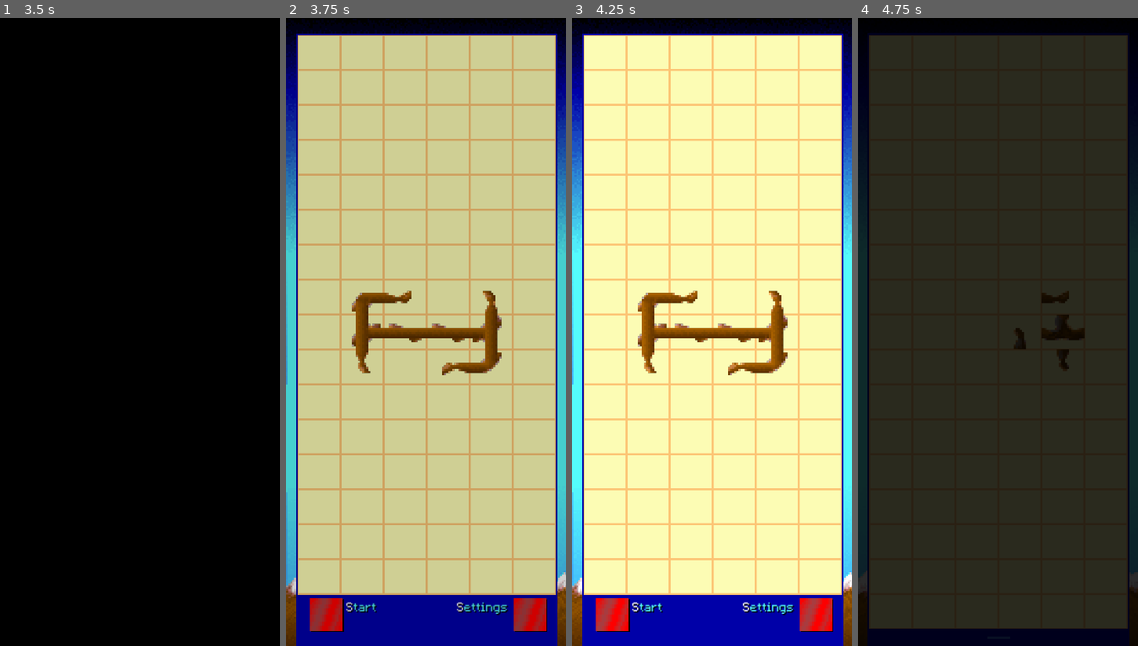
Above: before the commit, frames 1-4 (left to right).
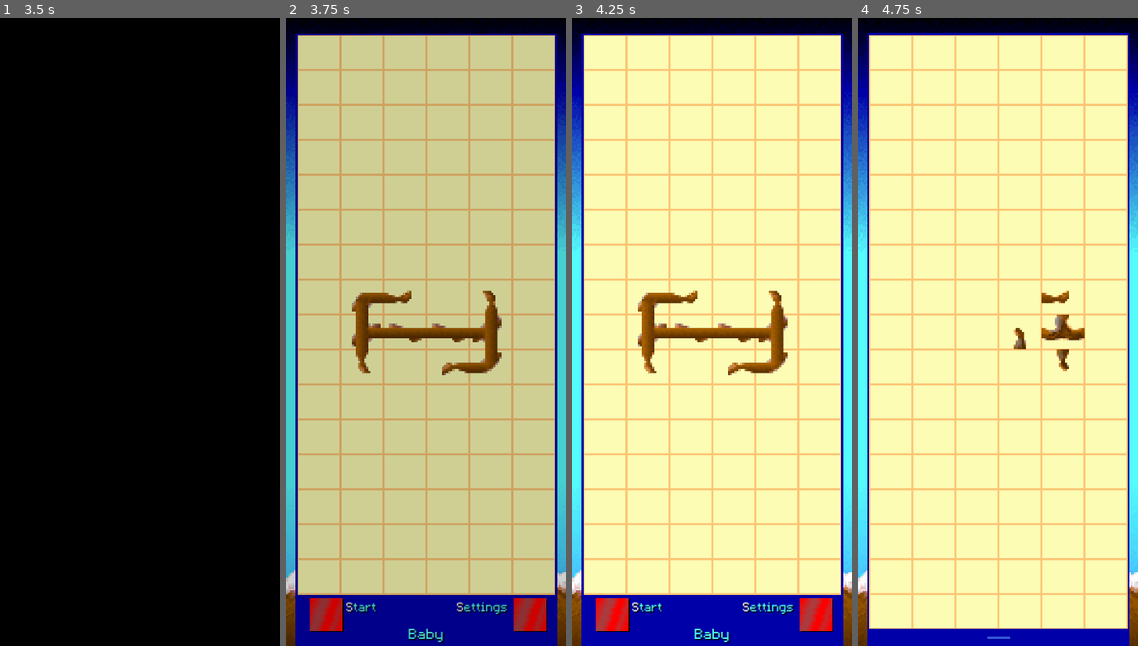
Above: after the commit, the same moments.

Repository: vurglepuddle/branch
Game: Godot game, scene res://scenes/PreClock.tscn
Two runs of this game, one before a commit and one after it. Both use one fixed random seed, a clock stepped at 60 frames per second and the inputs below.
Inputs (mouse positions are in pixels of both pictures, inside the frame that each line leads up to):
- Up to frame 1 (3.5 s): tap Enter at 0.5 s; move the mouse to (201, 300) at 0.52 s; tap 1 at 0.6 s; click (201, 300) at 0.67 s; drag from (84, 363) to (126, 457) at 1.27 s; move the mouse to (168, 193) at 2.02 s; tap 3 at 2.1 s; click (168, 193) at 2.17 s; tap Space at 2.75 s; drag from (126, 457) to (56, 237) at 2.77 s
- Up to frame 2 (3.75 s): move the mouse to (510, 426) at 3.52 s; tap 5 at 3.6 s; click (510, 426) at 3.67 s
- Up to frame 3 (4.25 s): no input
- Up to frame 4 (4.75 s): click (897, 614) at 4.25 s

Frame 1 is identical in both runs. In frame 2, 2.1% of the frame differs, in the area x 0-100%, y 1-100%; in frame 3, 2.2%; in frame 4, 98%.

Commit message:
Add level start transition animation (Phase 2)
- Main menu: Start button triggers tile-by-tile loading animation —
  preview tiles replaced with actual game tiles in random order at 0.02s
  intervals with row-pitched SFX; menu and panel slide down simultaneously
- Puzzle pre-generated in main_menu.gd and stored in GlobalSettings
  (pending_puzzle_data) so the animation shows the exact board the player
  will solve
- Grid.gd: reads pending_puzzle_data if available, positions tiles and
  skips regeneration and fade-in for seamless handoff
- Scene switch uses manual add_child/queue_free instead of
  change_scene_to_file — eliminates the one-frame viewport clear / black
  flash entirely
- WordPreviewRenderer: adds _tile_map for O(1) node lookup, update_tile()
  and hide_tile() methods for live tile replacement during animation
- GlobalSettings: pending_puzzle_data and pending_puzzle_is_toroidal fields
- grid2.png board background is now a static node in Grid.tscn instead
  of being dynamically created and destroyed on every level load
- Removed var bg1 and all dynamic Sprite2D creation from center_grid()

Diff:
--- a/scenes/Grid.tscn
+++ b/scenes/Grid.tscn
@@ -1,10 +1,11 @@
-[gd_scene load_steps=6 format=3 uid="uid://bigwhir5r8pmx"]
+[gd_scene load_steps=7 format=3 uid="uid://bigwhir5r8pmx"]
 
 [ext_resource type="Script" path="res://scripts/core/grid.gd" id="1_p3xk4"]
 [ext_resource type="PackedScene" uid="uid://coq63njxe520r" path="res://scenes/Branch.tscn" id="2_uk0hh"]
 [ext_resource type="AudioStream" uid="uid://dx5npcgh34dso" path="res://audio/other/beep_sound.wav" id="3_brclb"]
 [ext_resource type="AudioStream" uid="uid://bbxc0ho8xf6qd" path="res://audio/other/opening.mp3" id="4_6cn65"]
 [ext_resource type="Texture2D" uid="uid://cbtt7uucvtx6s" path="res://sprites/BG2.png" id="5_iap2h"]
+[ext_resource type="Texture2D" uid="uid://ybhgdv6doer8" path="res://sprites/branches/grid2.png" id="6_grid2"]
 
 [node name="Grid" type="Node2D"]
 script = ExtResource("1_p3xk4")
@@ -30,6 +31,9 @@
 [node name="Node2D" type="Node2D" parent="."]
 
 [node name="bg1" type="Sprite2D" parent="."]
+z_index = -8
+texture = ExtResource("6_grid2")
+centered = false
 
 [node name="beep_sound" type="AudioStreamPlayer2D" parent="."]
 visible = false
@@ -52,7 +56,7 @@
 
 [node name="Bg_other" type="Sprite2D" parent="."]
 z_index = -100
-position = Vector2(255.421, 575.889)
+position = Vector2(255.5, 576)
 scale = Vector2(0.298787, 0.298787)
 texture = ExtResource("5_iap2h")
 
--- a/scenes/main_menu.tscn
+++ b/scenes/main_menu.tscn
@@ -118,7 +118,7 @@
 
 [node name="DifficultyLabel" type="RichTextLabel" parent="."]
 unique_name_in_owner = true
-z_index = 102
+z_index = 112
 clip_contents = false
 custom_minimum_size = Vector2(0, 48)
 layout_mode = 1
@@ -138,7 +138,8 @@
 tab_size = 1
 
 [node name="Grid2" type="Sprite2D" parent="."]
-position = Vector2(273, 611)
+position = Vector2(272.5, 611)
+scale = Vector2(0.998016, 1)
 texture = ExtResource("3_8srqj")
 
 [node name="PanelBg_mainmenu" type="ColorRect" parent="."]
@@ -147,7 +148,7 @@
 anchors_preset = 15
 anchor_right = 1.0
 anchor_bottom = 1.0
-offset_left = 18.0
+offset_left = 17.0
 offset_top = 1122.0
 offset_right = -17.0
 offset_bottom = 16.0
@@ -156,6 +157,7 @@
 color = Color(0, 0, 0.658824, 1)
 
 [node name="ColorRect" type="ColorRect" parent="."]
+visible = false
 layout_mode = 0
 offset_left = 18.0
 offset_top = 1122.0
@@ -166,14 +168,14 @@
 [node name="ColorRect2" type="ColorRect" parent="."]
 z_index = -99
 layout_mode = 0
-offset_left = 18.0
+offset_left = 17.0
 offset_top = 30.0
 offset_right = 528.0
-offset_bottom = 1137.0
+offset_bottom = 1254.0
 color = Color(0, 0, 0.658824, 1)
 
 [node name="Bg" type="Sprite2D" parent="."]
 z_index = -100
-position = Vector2(290, 610)
-scale = Vector2(0.298354, 0.298354)
+position = Vector2(275.5, 608)
+scale = Vector2(0.299191, 0.29911)
 texture = ExtResource("7_mg7qi")
--- a/scripts/core/GlobalSettings.gd
+++ b/scripts/core/GlobalSettings.gd
@@ -8,6 +8,10 @@
 var graphics_old: bool = false
 var language: String = "en"           # "en" | "ru"
 var give_up_animation: bool = true
+
+# Set by main_menu.gd before scene change; read and cleared by grid.gd on load.
+var pending_puzzle_data: Dictionary = {}
+var pending_puzzle_is_toroidal: bool = false
 
 const SETTINGS_PATH := "user://settings.cfg"
 
--- a/scripts/core/WordPreviewRenderer.gd
+++ b/scripts/core/WordPreviewRenderer.gd
@@ -1,17 +1,18 @@
 # WordPreviewRenderer.gd
 extends SubViewport
+
+const BranchType = preload("res://scripts/core/branch_types.gd").BranchType
 
 @export var branch_preview_scene: PackedScene
 @export var cell_pixel_size: Vector2 = Vector2(84, 68)
 
-# Define the fixed size of your preview canvas IN TILES
-# For example, if you want it to always be 6 tiles wide like your game board,
-# and tall enough for any design (e.g., 5 tiles high for words, adjust as needed)
 @export var preview_grid_width_in_tiles: int = 6
-# Max height your designs will ever need, or a comfortable fixed preview height
-@export var preview_grid_height_in_tiles: int = 17 # EXAMPLE: Adjust this based on your tallest design
+@export var preview_grid_height_in_tiles: int = 17
 
 @onready var tile_container: Node2D = $TileContainer
+
+# Maps Vector2i(x, y) → BranchPreviewNode for O(1) lookup during animation.
+var _tile_map: Dictionary = {}
 
 func _ready():
 	if not tile_container:
@@ -31,18 +32,14 @@
 		printerr("WordPreviewRenderer: preview_grid_width/height_in_tiles is invalid (<=0).")
 		return
 
-	# Set the SubViewport size ONCE based on the fixed preview grid dimensions
 	self.size = Vector2i(
 		ceil(preview_grid_width_in_tiles * cell_pixel_size.x),
 		ceil(preview_grid_height_in_tiles * cell_pixel_size.y)
 	)
-	print("WordPreviewRenderer _ready: Initialized SubViewport size to: ", self.size,
-		  " (based on ", preview_grid_width_in_tiles, "x", preview_grid_height_in_tiles, " tiles)")
+	print("WordPreviewRenderer _ready: Initialized SubViewport size to: ", self.size)
 
 
 func generate_preview(difficulty_name: String):
-	# print("--- WordPreviewRenderer: generate_preview called for '", difficulty_name, "' ---")
-
 	if not branch_preview_scene or not is_instance_valid(tile_container) or not (DifficultyLayouts is Node) \
 	   or cell_pixel_size.x <= 0 or cell_pixel_size.y <= 0 \
 	   or preview_grid_width_in_tiles <= 0 or preview_grid_height_in_tiles <= 0:
@@ -51,25 +48,20 @@
 
 	for child in tile_container.get_children():
 		child.queue_free()
+	_tile_map.clear()
 
 	var layouts = DifficultyLayouts.PREVIEW_LAYOUTS
 	if not layouts.has(difficulty_name):
 		printerr("WordPreviewRenderer: No layout defined for '", difficulty_name, "'.")
-		return # No layout data, so nothing to draw
+		return
 
-	# --- THIS LINE WAS MISSING OR MISPLACED IN THE PREVIOUS EXAMPLE ---
 	var layout_data: Array = layouts[difficulty_name]
-	# --- END OF FIX ---
+	if layout_data.is_empty():
+		return
 
-	if layout_data.is_empty():
-		# print("WordPreviewRenderer: Layout data for '", difficulty_name, "' is EMPTY.")
-		return # No tiles to draw
-	# print("WordPreviewRenderer: Layout data for '", difficulty_name, "' has ", layout_data.size(), " tiles.")
-
-	var tile_instance_count = 0
-	for tile_info in layout_data: # Now layout_data is correctly defined
+	for tile_info in layout_data:
 		if not ("tile_type_enum" in tile_info and "pos" in tile_info and "rot_idx" in tile_info):
-			printerr("WordPreviewRenderer: Invalid tile_info structure for '", difficulty_name, "': ", tile_info, " (missing essential fields)")
+			printerr("WordPreviewRenderer: Invalid tile_info structure: ", tile_info)
 			continue
 
 		var tile_type_enum_value = tile_info.tile_type_enum
@@ -79,28 +71,44 @@
 
 		if absolute_grid_pos.x < 0 or absolute_grid_pos.x >= preview_grid_width_in_tiles or \
 		   absolute_grid_pos.y < 0 or absolute_grid_pos.y >= preview_grid_height_in_tiles:
-			printerr("WordPreviewRenderer: Tile pos ", absolute_grid_pos, " for '", difficulty_name,
-					 "' is outside defined preview_grid bounds. Skipping tile.")
+			printerr("WordPreviewRenderer: Tile pos ", absolute_grid_pos, " out of bounds. Skipping.")
 			continue
 
 		var tile_instance: Node2D = branch_preview_scene.instantiate()
 		if not tile_instance.has_method("set_tile_visuals"):
-			printerr("WordPreviewRenderer: Instantiated node from '", branch_preview_scene.resource_path,
-					 "' DOES NOT HAVE 'set_tile_visuals' method! It is: ", tile_instance)
-			if tile_instance.get_script(): printerr("  Script on instance: ", tile_instance.get_script().resource_path)
-			else: printerr("  Instance has NO SCRIPT.")
 			tile_instance.queue_free()
 			continue
 
 		tile_container.add_child(tile_instance)
-		tile_instance_count += 1
-
 		tile_instance.position = Vector2(
 			absolute_grid_pos.x * cell_pixel_size.x + cell_pixel_size.x / 2.0,
 			absolute_grid_pos.y * cell_pixel_size.y + cell_pixel_size.y / 2.0
 		)
+		tile_instance.set_tile_visuals(tile_type_enum_value, rotation_idx, tile_state)
+		_tile_map[absolute_grid_pos] = tile_instance
 
-		tile_instance.set_tile_visuals(tile_type_enum_value, rotation_idx, tile_state)
 
-	# print("WordPreviewRenderer: Instantiated ", tile_instance_count, " tile previews for '", difficulty_name, "'.")
-	# SubViewport size is fixed, set in _ready()
+# Updates or creates a preview tile at (x, y) with the given game tile visuals.
+func update_tile(x: int, y: int, type_enum: int, rot_idx: int, state: String) -> void:
+	var key := Vector2i(x, y)
+	if not _tile_map.has(key):
+		if not branch_preview_scene:
+			return
+		var tile: Node2D = branch_preview_scene.instantiate()
+		if not tile.has_method("set_tile_visuals"):
+			tile.queue_free()
+			return
+		tile.position = Vector2(
+			x * cell_pixel_size.x + cell_pixel_size.x / 2.0,
+			y * cell_pixel_size.y + cell_pixel_size.y / 2.0
+		)
+		tile_container.add_child(tile)
+		_tile_map[key] = tile
+	_tile_map[key].set_tile_visuals(type_enum, rot_idx, state)
+
+
+# Hides a preview tile at (x, y) by setting it to EMPTY visuals.
+func hide_tile(x: int, y: int) -> void:
+	var key := Vector2i(x, y)
+	if _tile_map.has(key):
+		_tile_map[key].set_tile_visuals(BranchType.EMPTY, 0, "dead")
--- a/scripts/core/grid.gd
+++ b/scripts/core/grid.gd
@@ -35,16 +35,13 @@
 }
 
 var current_difficulty_str: String
-var is_toroidal_grid: bool = false # Flag for toroidal mode
-
-# The size of the grid
-var grid_width  # Horizontal grid size
-var grid_height  # Vertical grid size
+var is_toroidal_grid: bool = false
+
+var grid_width
+var grid_height
 var branches = []
-var source_tile = null  # Holds a reference to the source tile
-# Backgrounds
-var bg1
-var all_connected = false # class-level variable for win condition
+var source_tile = null
+var all_connected = false
 
 var _game_hud: CanvasLayer
 
@@ -53,22 +50,27 @@
 	_game_hud = preload("res://scenes/GameHUD.tscn").instantiate()
 	add_child(_game_hud)
 	_game_hud.give_up_requested.connect(_on_give_up_requested)
-	if GlobalSettings: # Check if the Autoload script exists
+	if GlobalSettings:
 		current_difficulty_str = GlobalSettings.current_difficulty
 		print("Grid: Loaded difficulty from GlobalSettings: " + current_difficulty_str)
 	else:
-		# Fallback if GlobalSettings is not found (e.g., running grid.tscn directly for testing)
-		current_difficulty_str = "torrero" # Your previous default value
+		current_difficulty_str = "torrero"
 		printerr("Grid: GlobalSettings Autoload not found! Using default difficulty: " + current_difficulty_str)
-	load_level_for_current_difficulty()
-	if FadeOverlay:
-		FadeOverlay.fade_rect.color = Color.BLACK
-		FadeOverlay.fade_rect.modulate.a = 1.0
-		FadeOverlay.visible = true
-		FadeOverlay.start_fade_in(0.5)
-		print("Grid: Fade-in initiated.")
+
+	if GlobalSettings and not GlobalSettings.pending_puzzle_data.is_empty():
+		is_toroidal_grid = GlobalSettings.pending_puzzle_is_toroidal
+		_load_from_pending_puzzle()
+		GlobalSettings.pending_puzzle_data = {}
 	else:
-		printerr("Grid: FadeOverlay Autoload not found! Scene will appear abruptly.")
+		load_level_for_current_difficulty()
+		if FadeOverlay:
+			FadeOverlay.fade_rect.color = Color.BLACK
+			FadeOverlay.fade_rect.modulate.a = 1.0
+			FadeOverlay.visible = true
+			FadeOverlay.start_fade_in(0.5)
+			print("Grid: Fade-in initiated.")
+		else:
+			printerr("Grid: FadeOverlay Autoload not found! Scene will appear abruptly.")
 
 func load_level_for_current_difficulty():
 	print("--- load_level_for_current_difficulty START for: %s ---" % self.current_difficulty_str)
@@ -197,17 +199,6 @@
 	var screen_size = get_viewport_rect().size
 	var grid_size = Vector2(grid_width * 84, grid_height * 68)
 	position = (screen_size - grid_size) / 2
-
-	var bg_texture1 = preload("res://sprites/branches/grid2.png")
-	if bg1 and is_instance_valid(bg1): # Remove old bg1 if it exists
-				bg1.queue_free()
-
-	bg1 = Sprite2D.new()
-	bg1.texture = bg_texture1
-	bg1.centered = false # Keep top-left as origin
-	bg1.z_index = -8
-	add_child(bg1)
-	#bg1.position = Vector2(0, 0)
 
 
 func _process(_delta):
@@ -596,6 +587,42 @@
 	if is_instance_valid(timer_node):
 		timer_node.queue_free()
 
+
+func _load_from_pending_puzzle() -> void:
+	var data: Dictionary = GlobalSettings.pending_puzzle_data
+	branches = data["branches"]
+	var src_x: int = data["source_x"]
+	var src_y: int = data["source_y"]
+
+	grid_width = 6
+	grid_height = 17
+	all_connected = false
+	is_level_complete_animation_playing = false
+
+	if src_x < 0 or src_x >= grid_width or src_y < 0 or src_y >= grid_height or \
+	   branches[src_x][src_y] == null:
+		printerr("Grid: Invalid source in pending puzzle. Falling back to normal load.")
+		branches.clear()
+		load_level_for_current_difficulty()
+		return
+
+	source_tile = branches[src_x][src_y]
+
+	for x in range(grid_width):
+		for y in range(grid_height):
+			var b: BranchNode = branches[x][y]
+			if b != null:
+				b.position = Vector2(x * 84 + 42, y * 68 + 34)
+				if not b.is_connected("branch_clicked", Callable(self, "_on_branch_clicked")):
+					b.connect("branch_clicked", Callable(self, "_on_branch_clicked"))
+				if not b.is_connected("branch_right_clicked", Callable(self, "_on_branch_right_clicked")):
+					b.connect("branch_right_clicked", Callable(self, "_on_branch_right_clicked"))
+				add_child(b)
+
+	center_grid()
+	if AudioManager:
+		AudioManager.play_difficulty_music(current_difficulty_str)
+	defer_propagation(source_tile, is_toroidal_grid)
 
 func _on_give_up_requested() -> void:
 	if not GlobalSettings.give_up_animation:
--- a/scripts/core/main_menu.gd
+++ b/scripts/core/main_menu.gd
@@ -1,4 +1,18 @@
 extends Control # res://scenes/main_menu.gd
+
+const BranchType = preload("res://scripts/core/branch_types.gd").BranchType
+const _BranchScene: PackedScene = preload("res://scenes/Branch.tscn")
+const _PuzzleGenerator = preload("res://scripts/core/puzzle_generator.gd")
+
+# Prim density settings mirrored from grid.gd (only what generate_solvable_puzzle needs).
+const _PRIM_SETTINGS: Dictionary = {
+	"baby":    {"factor": 0.1, "min": 4},
+	"intern":  {"factor": 0.3, "min": 8},
+	"profi":   {"factor": 0.5, "min": 20},
+	"master":  {"factor": 0.7, "min": 38},
+	"expert":  {"factor": 1.0, "min": 85},
+	"torrero": {"factor": 1.0, "min": 85},
+}
 
 @onready var difficulty_label: RichTextLabel = %DifficultyLabel
 @onready var start_button: TextureButton = %MenuItemsContainer/HBox/StartButton
@@ -18,6 +32,7 @@
 
 var _drag_start: Vector2 = Vector2(-1.0, -1.0)
 var _settings_overlay: Control
+var _transitioning: bool = false
 
 func _format_label_text(base_text: String) -> String:
 	if base_text.is_empty():
@@ -64,7 +79,7 @@
 		printerr("MainMenu: _initialize_post_audio_manager_ready - FadeOverlay NOT FOUND.")
 
 func _input(event: InputEvent) -> void:
-	if _settings_overlay != null and _settings_overlay.visible:
+	if _transitioning or (_settings_overlay != null and _settings_overlay.visible):
 		return
 
 	if event is InputEventScreenTouch or event is InputEventMouseButton:
@@ -124,10 +139,95 @@
 	if AudioManager: AudioManager.play_named_sfx("beep_sound")
 	_settings_overlay.open()
 
-func _on_start_button_pressed():
-	if AudioManager: AudioManager.play_named_sfx("beep_sound")
-	print("MainMenu: Starting game with difficulty: " + difficulty_levels[current_difficulty_index])
-	SceneChanger.change_scene_with_fade("res://scenes/Grid.tscn", 0.3)
+func _on_start_button_pressed() -> void:
+	if _transitioning:
+		return
+	if AudioManager:
+		AudioManager.play_named_sfx("beep_sound")
+	_start_transition()
+
+func _start_transition() -> void:
+	_transitioning = true
+	start_button.disabled = true
+	settings_button.disabled = true
+
+	_generate_and_store_puzzle()
+	_slide_menu_down()
+	await _animate_tile_loadout()
+
+	# Add Grid to root before freeing self — no scene switch, no viewport clear.
+	var grid: Node = load("res://scenes/Grid.tscn").instantiate()
+	get_tree().root.add_child(grid)
+	get_tree().current_scene = grid
+	queue_free()
+
+func _generate_and_store_puzzle() -> void:
+	var diff: String = difficulty_levels[current_difficulty_index]
+	var is_toroidal: bool = (diff == "torrero")
+	var s: Dictionary = _PRIM_SETTINGS[diff]
+	var valid_cells: Dictionary = DifficultyLayouts.get_valid_cells(diff)
+
+	var generator = _PuzzleGenerator.new()
+	var puzzle_data: Dictionary = generator.generate_solvable_puzzle(
+		6, 17,
+		_BranchScene,
+		s["factor"], s["min"],
+		is_toroidal,
+		valid_cells
+	)
+
+	GlobalSettings.pending_puzzle_data = puzzle_data
+	GlobalSettings.pending_puzzle_is_toroidal = is_toroidal
+
+func _slide_menu_down() -> void:
+	var mic: Node = %MenuItemsContainer
+	var panel: Node = $PanelBg_mainmenu
+	var hbox: Node = $MenuItemsContainer/HBox
+	var tween := create_tween().set_parallel(true).set_trans(Tween.TRANS_SINE).set_ease(Tween.EASE_IN)
+	tween.tween_property(mic,   "offset_top",    mic.offset_top    + 300.0, 0.5)
+	tween.tween_property(mic,   "offset_bottom", mic.offset_bottom + 300.0, 0.5)
+	tween.tween_property(panel, "offset_top",    panel.offset_top  + 300.0, 0.5)
+	tween.tween_property(panel, "offset_bottom", panel.offset_bottom + 300.0, 0.5)
+	tween.tween_property(%DifficultyLabel, "modulate:a", 0.0, 0.25)
+	tween.tween_property(hbox, "modulate:a", 0.0, 0.25)
+
+func _collect_animation_positions() -> Array:
+	var pos_set: Dictionary = {}
+	var diff: String = difficulty_levels[current_difficulty_index]
+
+	# All positions shown in the preview layout
+	for tile_info in DifficultyLayouts.PREVIEW_LAYOUTS.get(diff, []):
+		pos_set[tile_info["pos"]] = true
+
+	# All non-EMPTY positions in the generated puzzle
+	var branches: Array = GlobalSettings.pending_puzzle_data.get("branches", [])
+	for x in range(branches.size()):
+		for y in range(branches[x].size()):
+			var b = branches[x][y]
+			if b != null and b.branch_type != BranchType.EMPTY:
+				pos_set[Vector2i(x, y)] = true
+
+	var result: Array = pos_set.keys()
+	result.shuffle()
+	return result
+
+func _animate_tile_loadout() -> void:
+	var branches: Array = GlobalSettings.pending_puzzle_data.get("branches", [])
+	var positions: Array = _collect_animation_positions()
+
+	for pos in positions:
+		await get_tree().create_timer(0.02).timeout
+		var x: int = pos.x
+		var y: int = pos.y
+		var b = branches[x][y] if x < branches.size() and y < branches[x].size() else null
+
+		if b != null and b.branch_type != BranchType.EMPTY:
+			word_preview_renderer.update_tile(x, y, b.branch_type, b.rotation_index, b.state)
+		else:
+			word_preview_renderer.hide_tile(x, y)
+
+		if AudioManager:
+			AudioManager.play_beep_pitched(pos.y, 17)
 
 func update_difficulty_display():
 	var key: String = difficulty_levels[current_difficulty_index]
